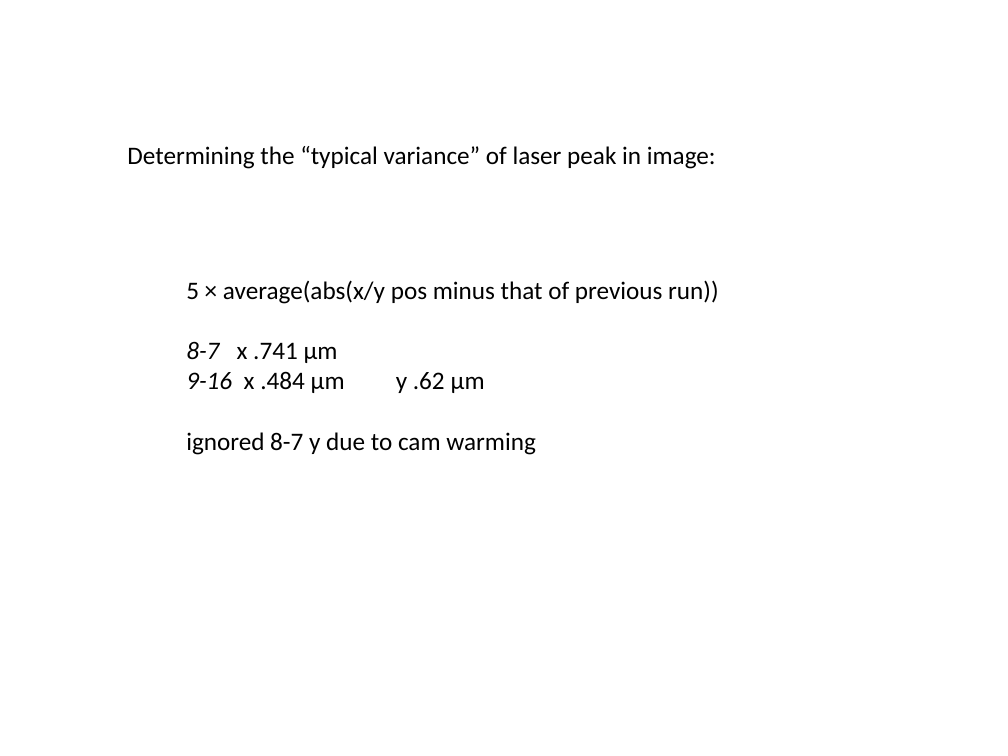
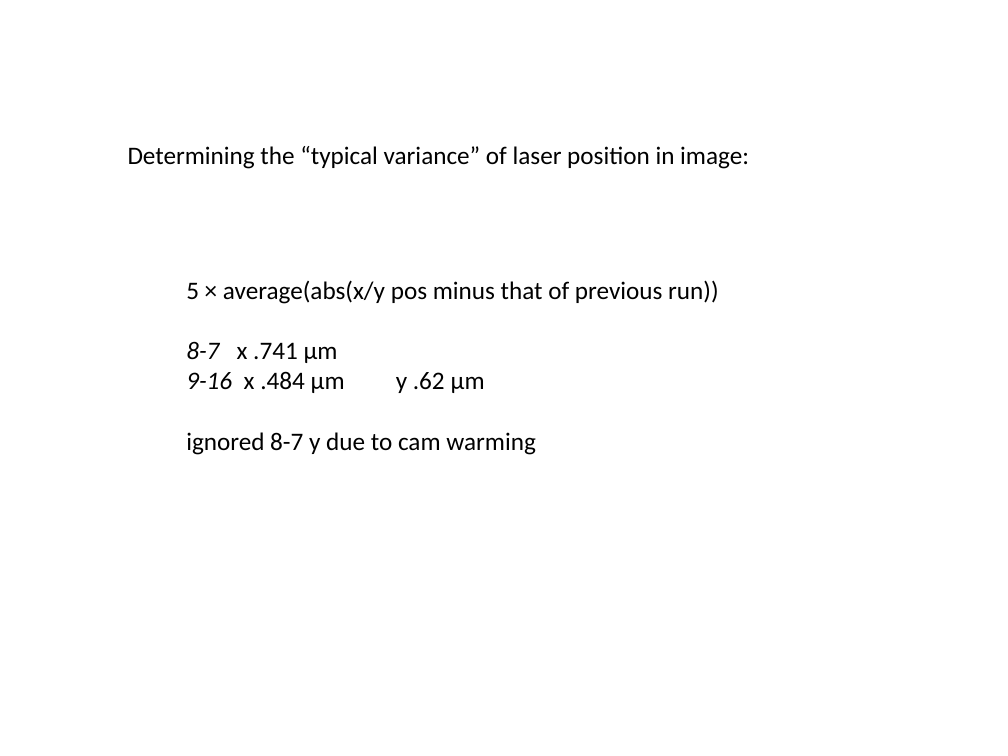
Before and after one commit to Waltmon/timthesis, a slide deck: slide 7 of thought_process.pptx. Drawn at 1008x756 pixels with LibreOffice and Linux fonts; fonts in the diff are those of the drawing. Boxes give left, top, right and bottom in pixels: in the first picture for what was removed or moved away, otherwise in the second. Text is boxed around its words. In the diff, an @@ line names an element or a change of style, - is before the commit and + after.

```diff
--- a/thought_process.pptx
+++ b/thought_process.pptx
@@ text at box(128, 146, 749, 169): text changed @@
-Determining the “typical variance” of laser peak in image:
+Determining the “typical variance” of laser position in image:
```
Also in this commit, not shown: 20 other files.
